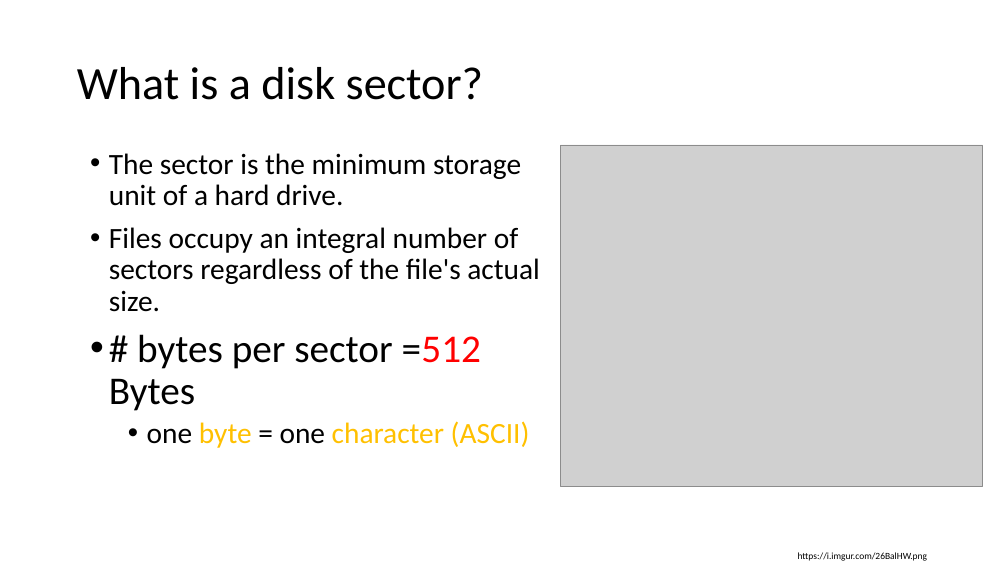
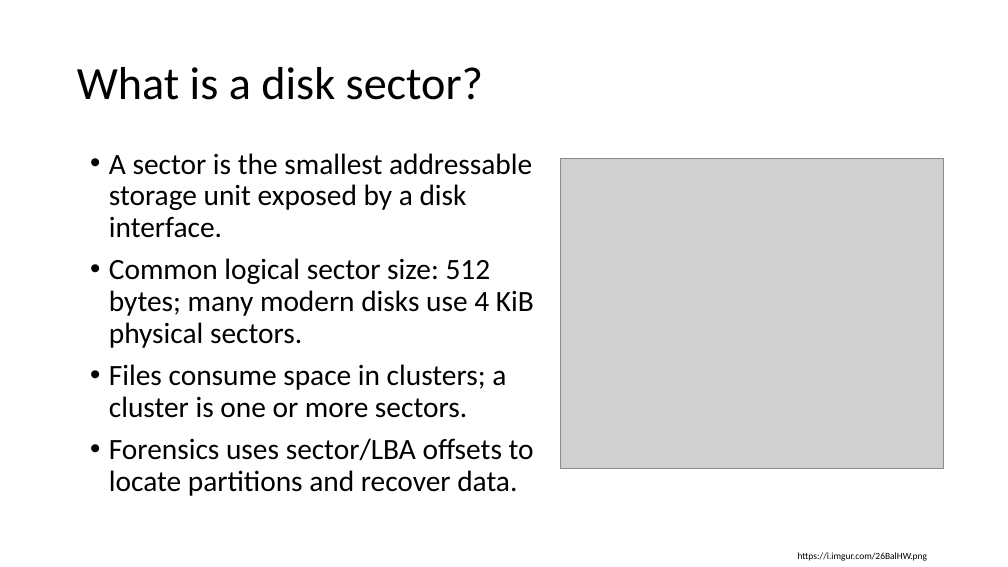
Before and after one commit to frankwxu/Digital-Forensics-Basic-Book, a slide deck: slide 13 of PPTs/Ch3_Computer_Systems_and_Digital_Evidence.pptx. Drawn at 1008x567 pixels with LibreOffice and Linux fonts; fonts in the diff are those of the drawing; grey boxes stand for pictures; background and template pictures are left out. Boxes give left, top, right and bottom in pixels: in the first picture for what was removed or moved away, otherwise in the second. Text is boxed around its words. In the diff, an @@ line names an element or a change of style, - is before the commit and + after.

Commit message:
update Ch3 and Ch4 presentations for Digital Forensics

```diff
--- a/PPTs/Ch3_Computer_Systems_and_Digital_Evidence.pptx
+++ b/PPTs/Ch3_Computer_Systems_and_Digital_Evidence.pptx
@@ text at [109,153,534,496]: text changed @@
-• The sector is the minimum storage unit of a hard drive.
-• Files occupy an integral number of sectors regardless of the file's actual size.
-• # bytes per sector =512 Bytes
-  • one byte = one character (ASCII)
+• A sector is the smallest addressable storage unit exposed by a disk interface.
+• Common logical sector size: 512 bytes; many modern disks use 4 KiB physical sectors.
+• Files consume space in clusters; a cluster is one or more sectors.
+• Forensics uses sector/LBA offsets to locate partitions and recover data.
@@ picture: place and size @@
-picture at [561,145,983,487]
+picture at [561,159,944,468]
```
Also in this commit, not shown: 31 other slides changed, 6 slides added, 10 slides removed, 1 other file.
